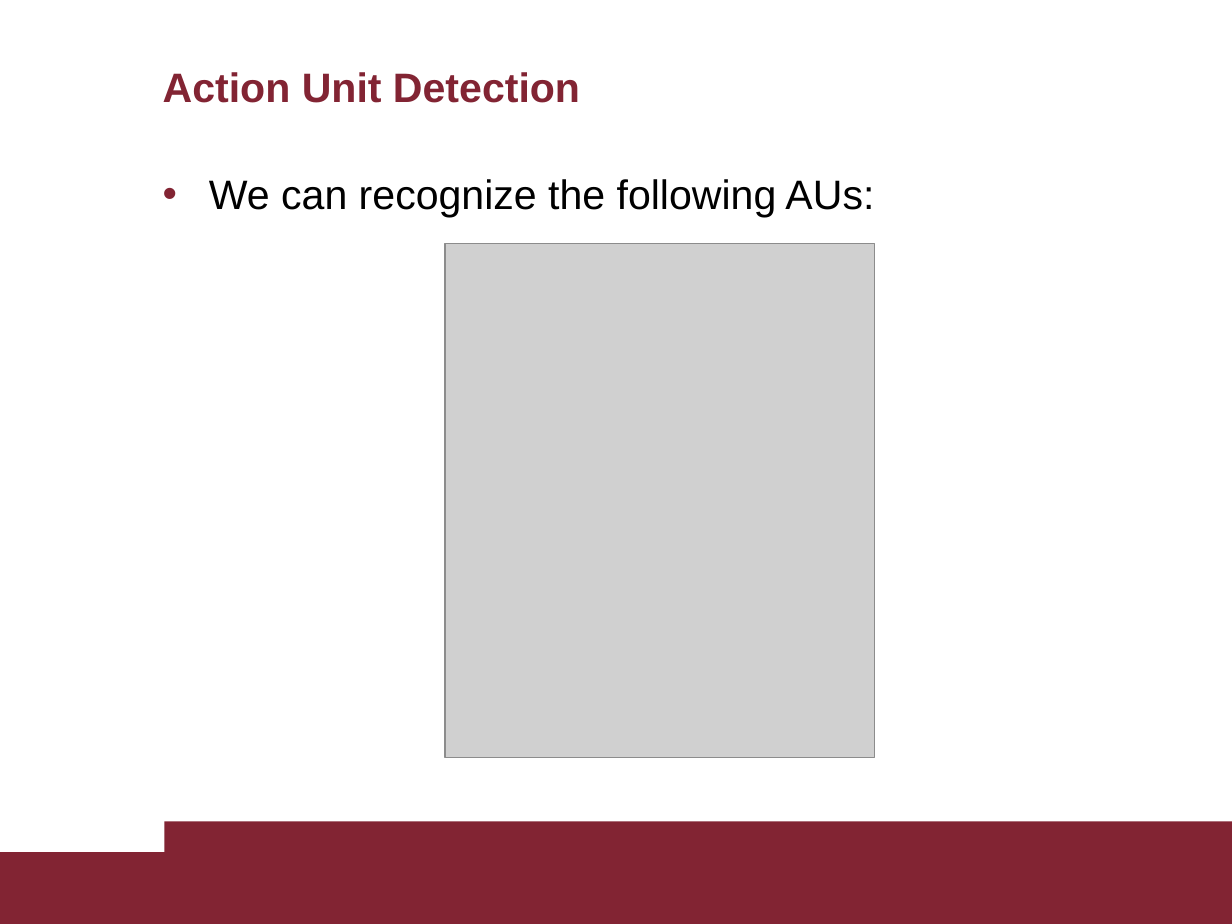
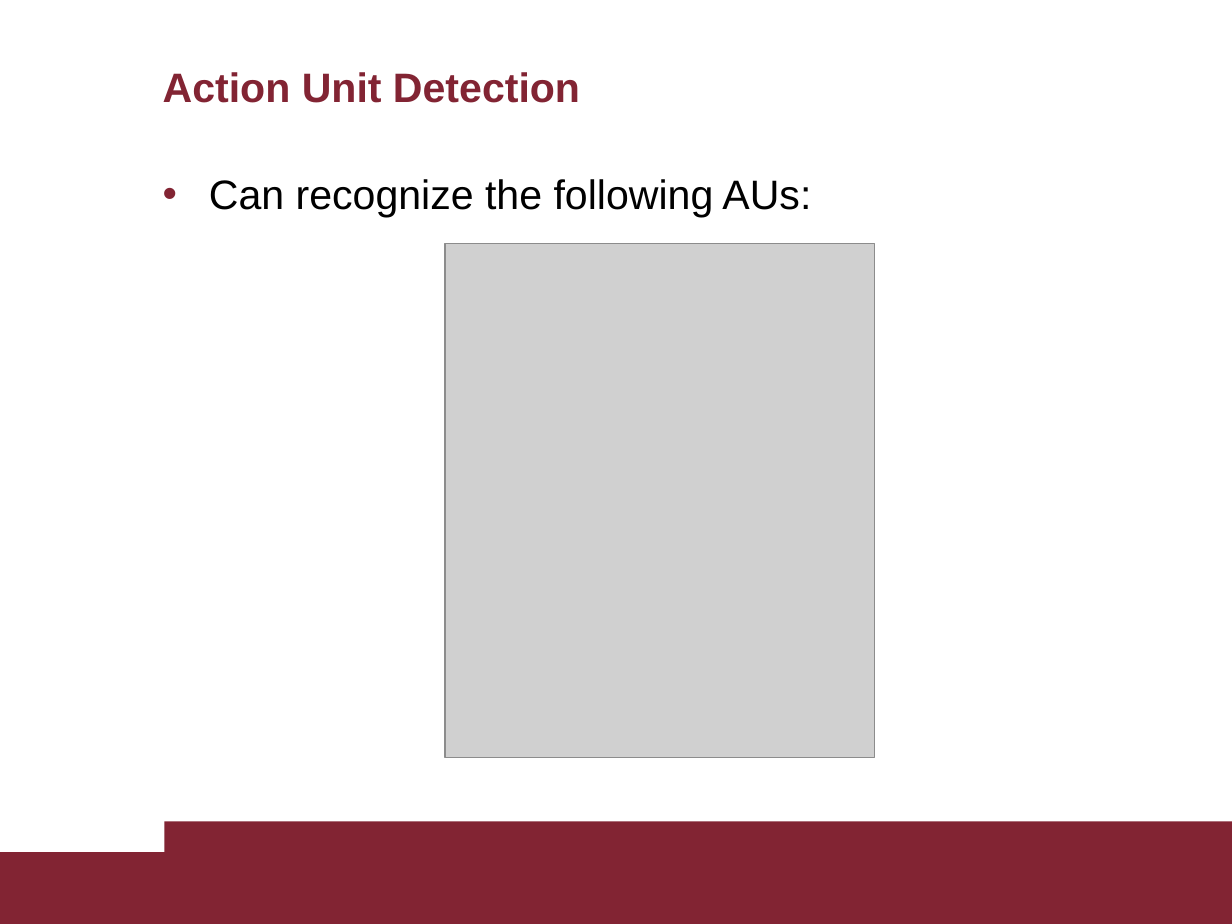
Before and after one commit to AscaL/thesis, a slide deck: slide 16 of Tesi Emanuele Orfanelli 1383726.pptx (slide 17 before the commit). Drawn at 1232x924 pixels with LibreOffice and Linux fonts; fonts in the diff are those of the drawing; grey boxes stand for pictures. Boxes give left, top, right and bottom in pixels: in the first picture for what was removed or moved away, otherwise in the second. Text is boxed around its words. In the diff, an @@ line names an element or a change of style, - is before the commit and + after.

```diff
--- a/Tesi Emanuele Orfanelli 1383726.pptx
+++ b/Tesi Emanuele Orfanelli 1383726.pptx
@@ text at box(209, 179, 811, 217): text changed @@
-• We can recognize the following AUs:
+• Can recognize the following AUs:
```
Also in this commit, not shown: 35 other slides changed, 1 slide added.
